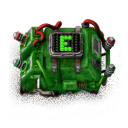
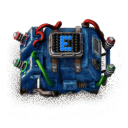
Layers edited between the first and the second 128×128 image:
showed "Icon 3" over [7, 21, 126, 109]
hid "Icon 1" over [9, 21, 122, 109]
